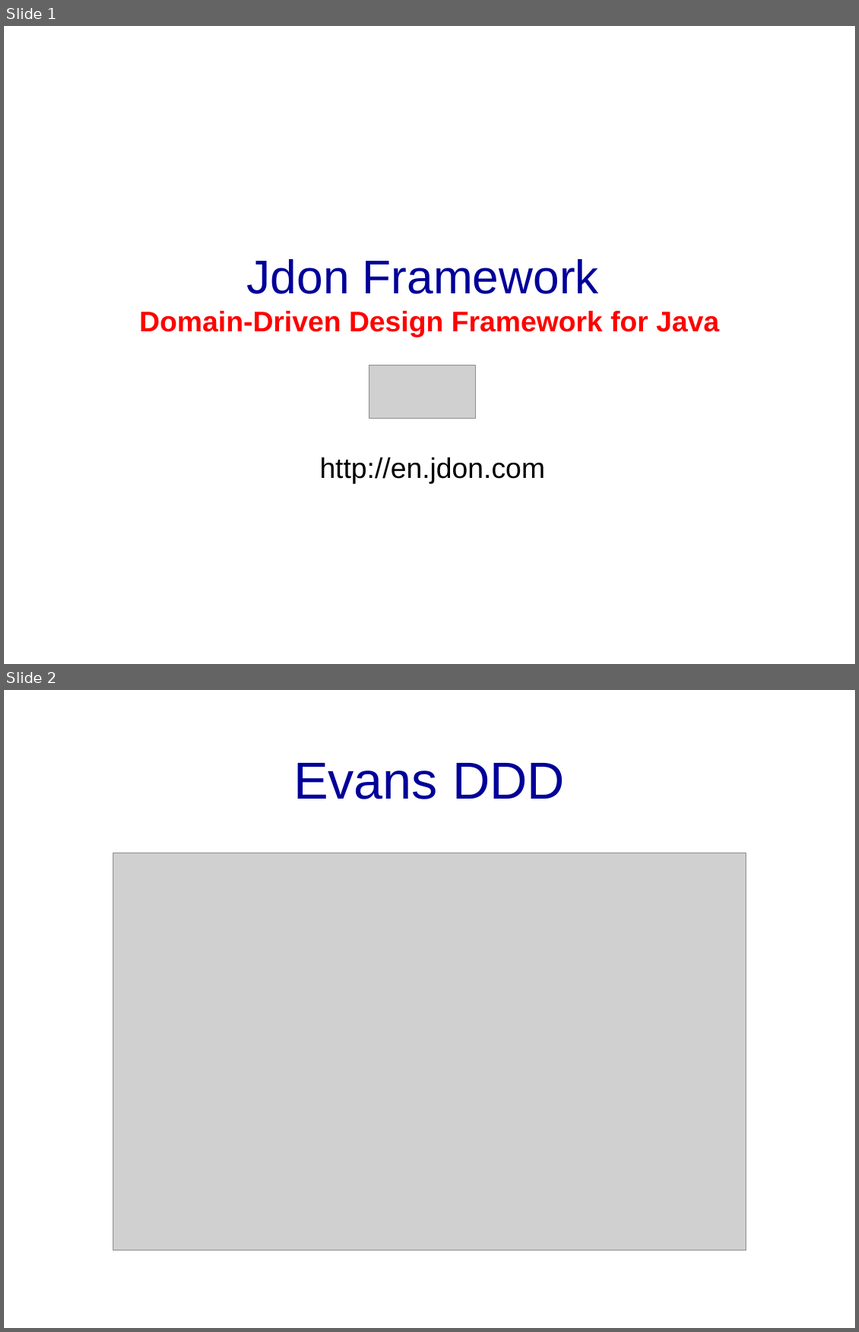
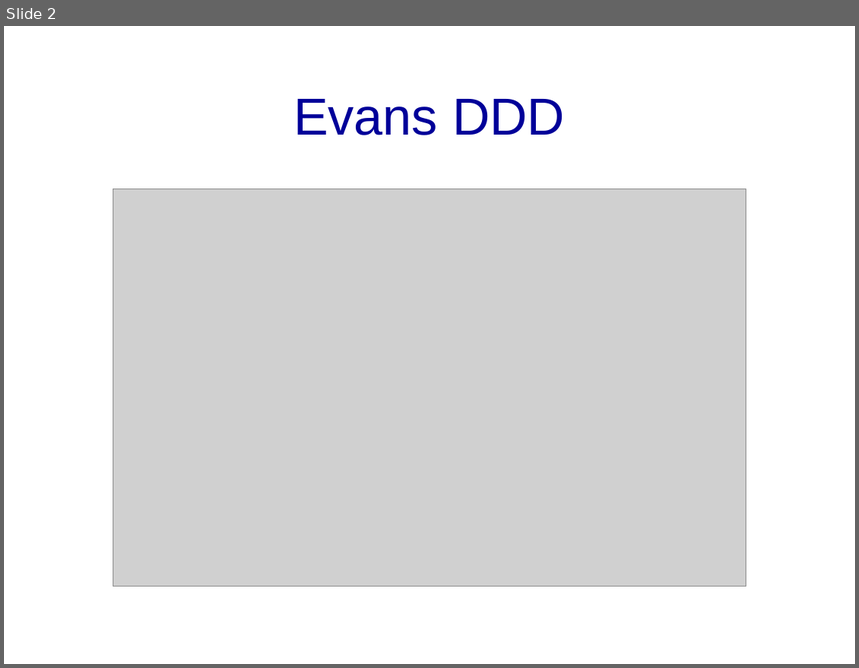
Before and after one commit to banq/banq.github.io, a slide deck: JdonFramework.ppt. Shown one above the other, each under a label of ours: slides 1 and 2 before the commit, slide 2 after it. The pictures are 859x1332 and 859x668 pixels, drawn with LibreOffice and Linux fonts; fonts in the diff are those of the drawing; grey boxes stand for pictures; background and template pictures are left out. Boxes give left, top, right and bottom in pixels: in the first picture for what was removed or moved away, otherwise in the second. Text is boxed around its words. In the diff, an @@ line names an element or a change of style, - is before the commit and + after.

```diff
--- a/JdonFramework.ppt
+++ b/JdonFramework.ppt
@@ slide 1 removed at [4,26,855,664], background picture (left out) @@
@@ title removed at [139,259,719,337] @@
-Jdon Framework
-Domain-Driven Design Framework for Java
@@ picture removed at [369,366,475,418] @@
@@ subtitle removed at [320,458,546,484] @@
-http://en.jdon.com
```
Also in this commit, not shown: 1 slide changed, 1 slide added.
